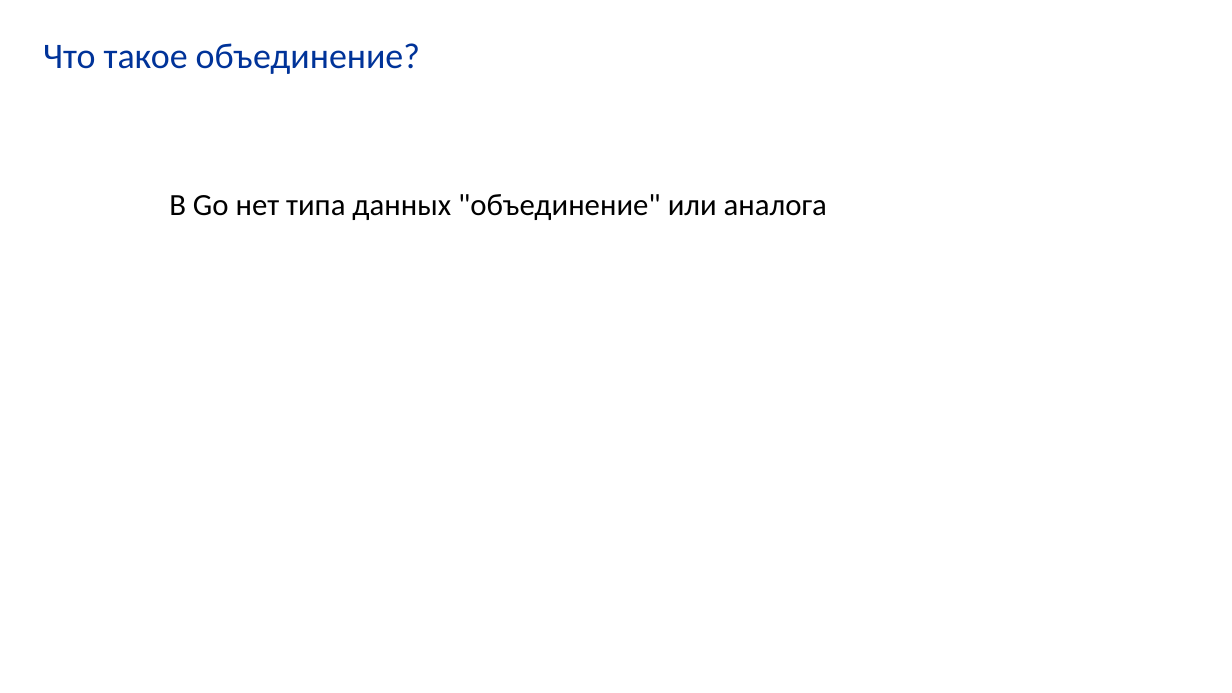
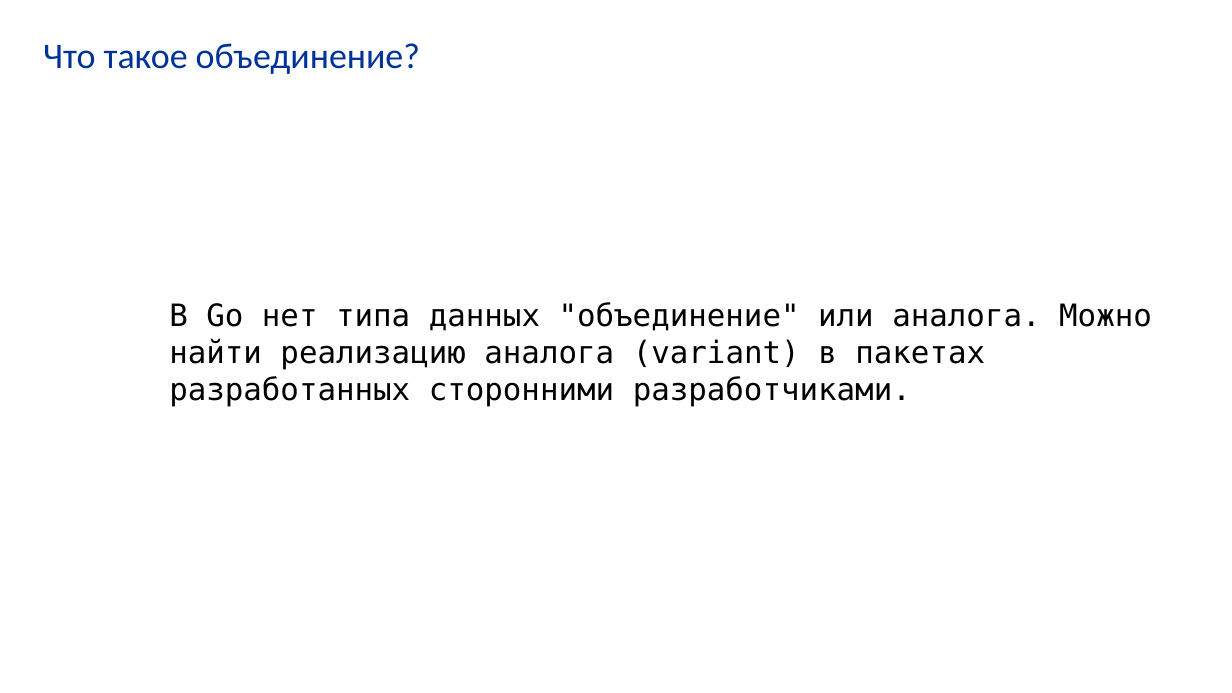
Before and after one commit to VladimirChabanov/alg_and_prog_2025, a slide deck: slide 93 of 01_lectures/lecture_06/presentation_go.pptx (slide 33 before the commit). Drawn at 1232x693 pixels with LibreOffice and Linux fonts; fonts in the diff are those of the drawing. Boxes give left, top, right and bottom in pixels: in the first picture for what was removed or moved away, otherwise in the second. Text is boxed around its words. In the diff, an @@ line names an element or a change of style, - is before the commit and + after.

```diff
--- a/01_lectures/lecture_06/presentation_go.pptx
+++ b/01_lectures/lecture_06/presentation_go.pptx
@@ text at (169,302,1152,407): text changed; font Calibri to DejaVu Sans Mono @@
-В Go нет типа данных "объединение" или аналога
+В Go нет типа данных "объединение" или аналога. Можно найти реализацию аналога (variant) в пакетах разработанных сторонними разработчиками.
```
Also in this commit, not shown: 6 other slides changed, 77 slides added, 2 other files.
